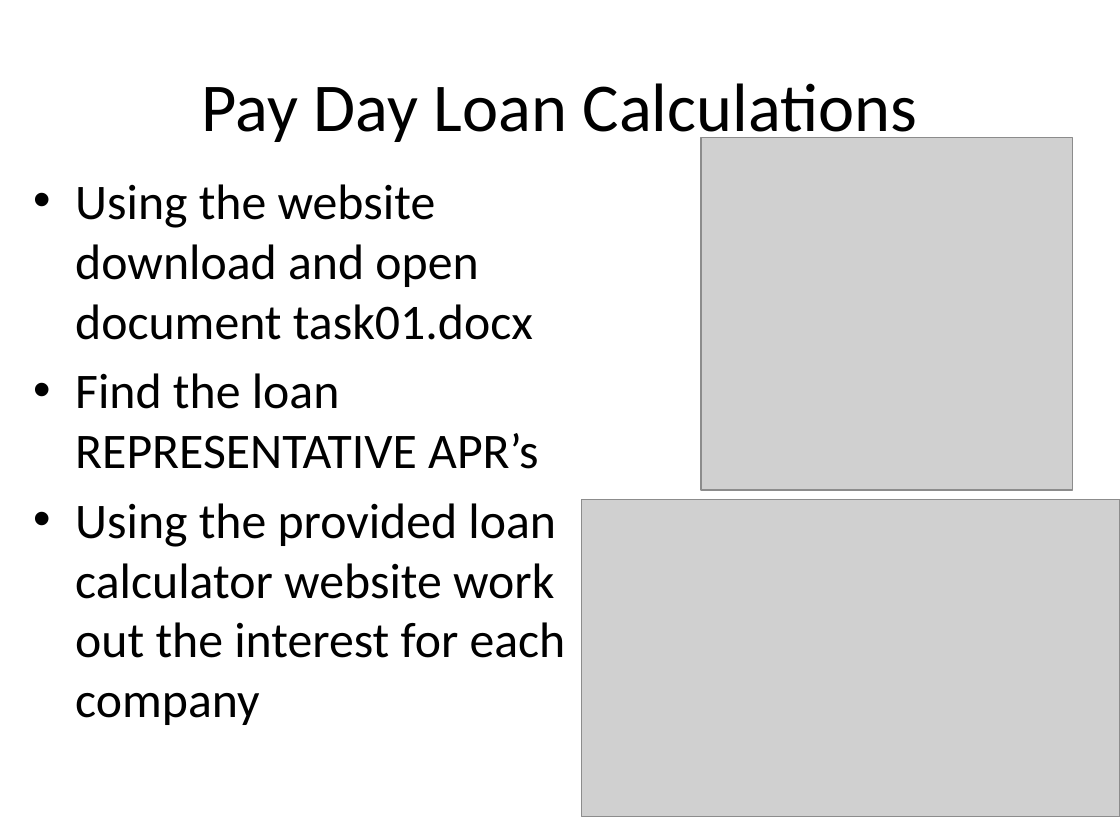
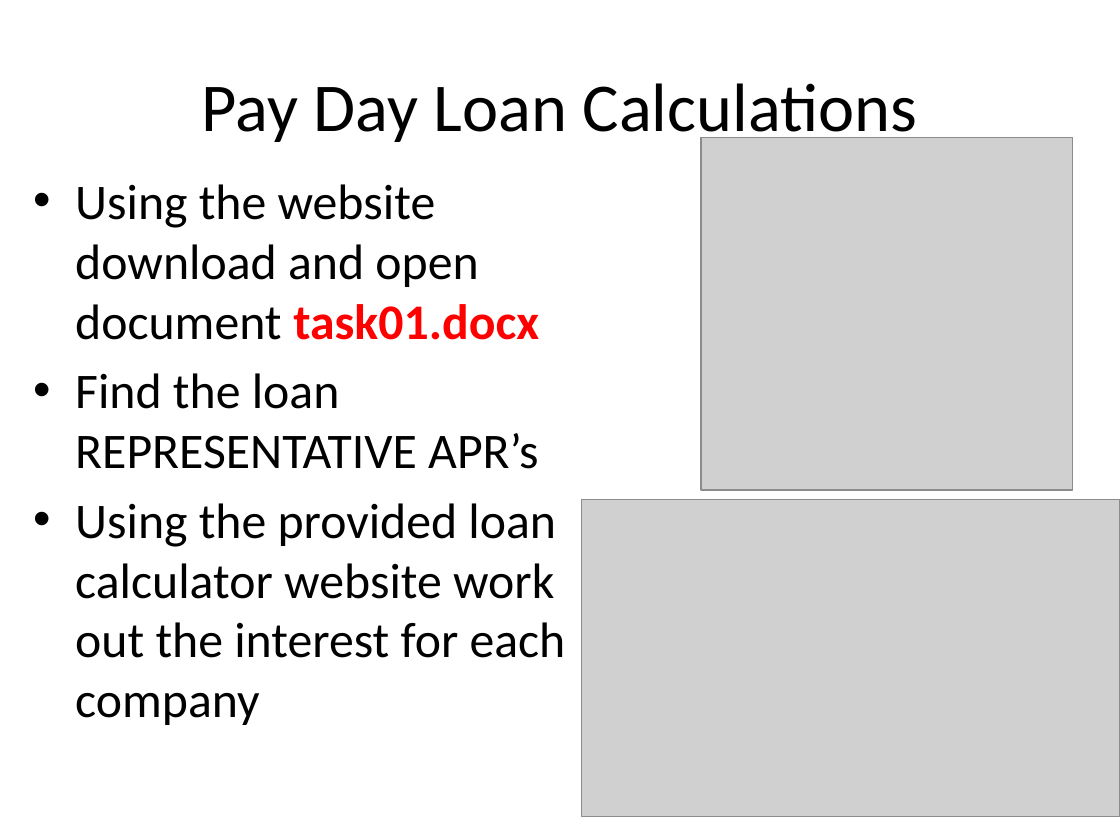
Before and after one commit to paulcockram7/paulcockram7.github.io, a slide deck: slide 15 of 15finance/04 loans.pptx. Drawn at 1120x840 pixels with LibreOffice and Linux fonts; fonts in the diff are those of the drawing; grey boxes stand for pictures. Boxes give left, top, right and bottom in pixels: in the first picture for what was removed or moved away, otherwise in the second. Text is boxed around its words. In the diff, an @@ line names an element or a change of style, - is before the commit and + after.

```diff
--- a/15finance/04 loans.pptx
+++ b/15finance/04 loans.pptx
@@ text at [75, 184, 539, 340]: text colour #000000 to #FF0000, bold on in "task01.docx" @@
```
Also in this commit, not shown: 1 other slide changed, 1 slide added, 8 other files.
